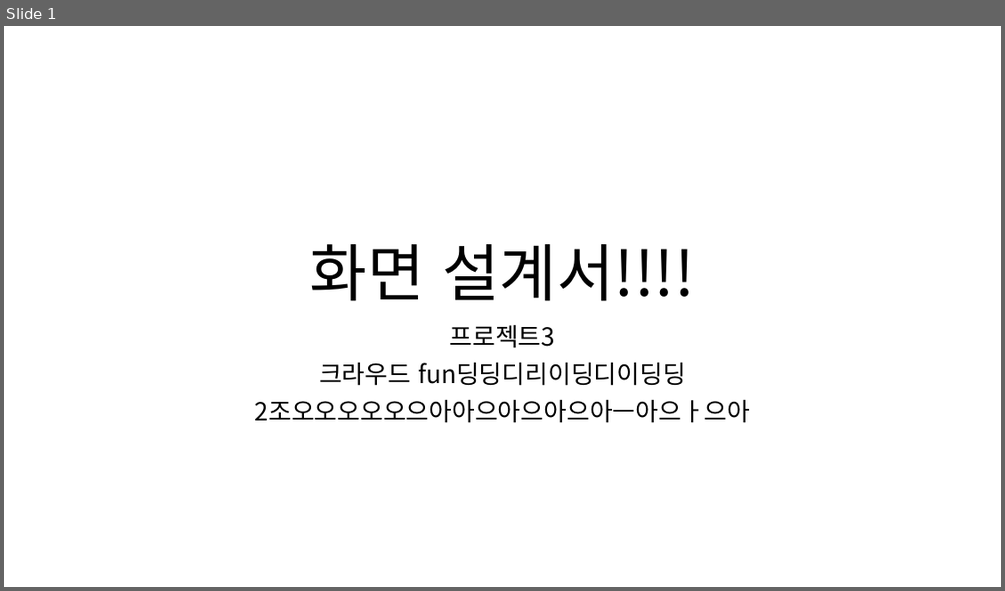
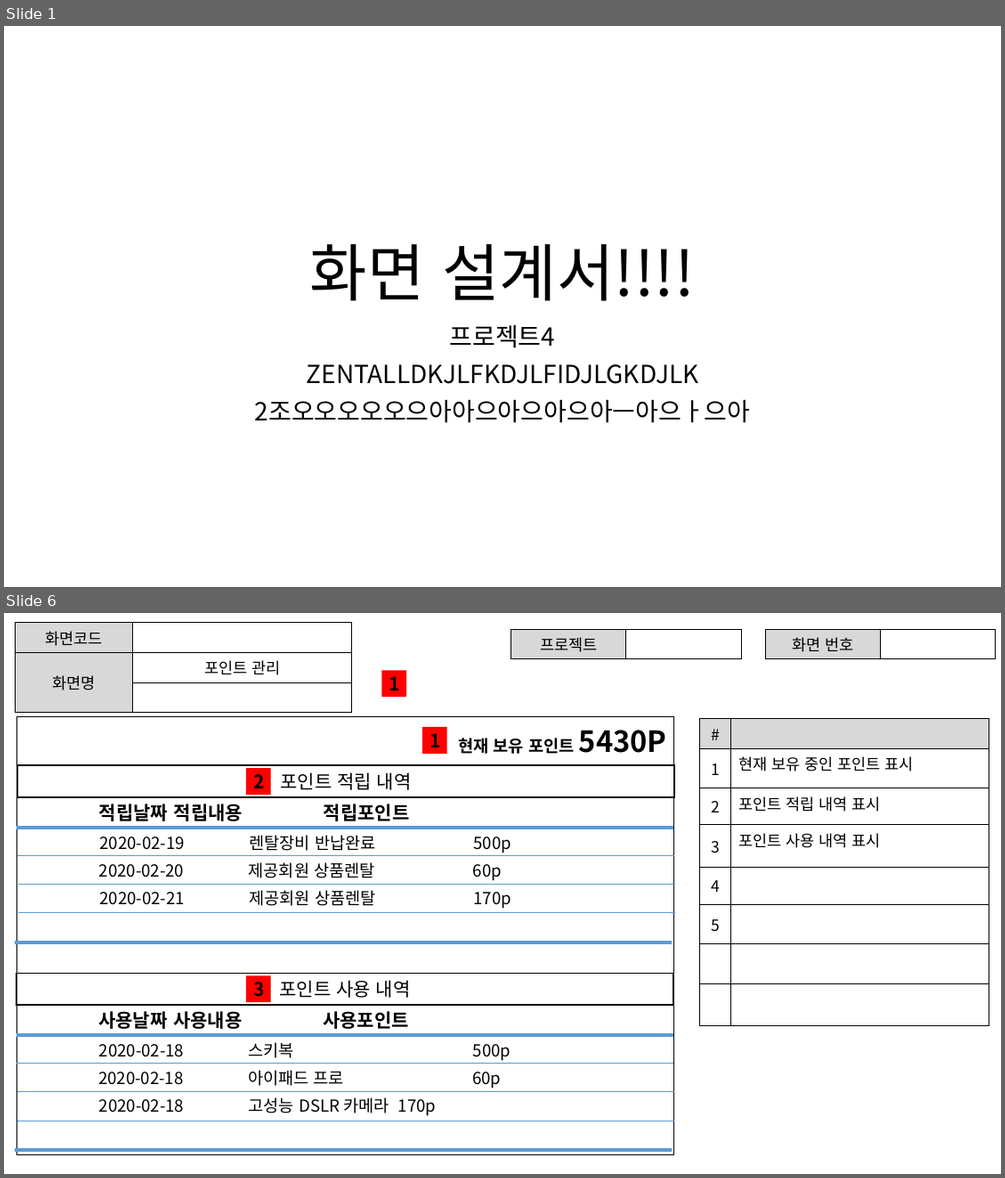
Before and after one commit to ezenteam2/RentalEquip, a slide deck: 0 발표용 파워포인트/project04 - 파워포인트 종합 - 현태.pptx. Shown one above the other, each under a label of ours: slide 1 before the commit, slides 1 and 6 after it; the slides between them are not shown. The pictures are 1005x591 and 1005x1178 pixels, drawn with LibreOffice and Linux fonts; fonts in the diff are those of the drawing. Boxes give left, top, right and bottom in pixels: in the first picture for what was removed or moved away, otherwise in the second. Text is boxed around its words. In the diff, an @@ line names an element or a change of style, - is before the commit and + after.

```diff
--- a/0 발표용 파워포인트/project04 - 파워포인트 종합 - 현태.pptx
+++ b/0 발표용 파워포인트/project04 - 파워포인트 종합 - 현태.pptx
@@ slide 6 added at box(4, 613, 1001, 1174), background #FFFFFF @@
@@ table added at box(15, 623, 352, 701), 3 rows, 2 columns @@
+화면코드 | 
+화면명 | 포인트 관리
+ | 
@@ table added at box(511, 629, 741, 656), 1 rows, 2 columns @@
+프로젝트 | 
@@ table added at box(765, 629, 995, 656), 1 rows, 2 columns @@
+화면 번호 | 
@@ rectangle added at box(381, 671, 406, 697), fill #FF0000, 18 pt, text #000000, bold @@
+1
@@ rectangle added at box(16, 717, 673, 1154), outline #000000 1 pt @@
@@ table added at box(700, 718, 989, 1022), 8 rows, 2 columns @@
+# | 
+1 | 현재 보유 중인 포인트 표시
+2 | 포인트 적립 내역 표시
+3 | 포인트 사용 내역 표시
+4 | 
+5 | 
+ | 
+ | 
@@ rectangle added at box(422, 727, 446, 753), fill #FF0000, 18 pt, text #000000, bold @@
+1
@@ text added at box(458, 730, 667, 754), 16 pt, text #000000, bold @@
+현재 보유 포인트 5430P
@@ rectangle added at box(17, 765, 675, 798), outline #000000 1.5 pt, 18 pt, text #000000 @@
+포인트 적립 내역
@@ rectangle added at box(246, 768, 271, 794), fill #FF0000, 18 pt, text #000000, bold @@
+2
@@ text added at box(99, 803, 410, 821), 18 pt, text #000000, bold @@
+적립날짜 적립내용 적립포인트
@@ line added from (16, 827) to (674, 827), #5B9BD5 3 pt @@
@@ text added at box(99, 835, 511, 853), 16 pt, text #000000 @@
+2020-02-19 렌탈장비 반납완료 500p
@@ line added from (17, 855) to (675, 855), #5B9BD5 0.75 pt @@
@@ text added at box(99, 862, 502, 881), 16 pt, text #000000 @@
+2020-02-20 제공회원 상품렌탈 60p
@@ line added from (18, 884) to (675, 884), #5B9BD5 0.75 pt @@
@@ text added at box(99, 890, 511, 908), 16 pt, text #000000 @@
+2020-02-21 제공회원 상품렌탈 170p
@@ line added from (18, 913) to (675, 913), #5B9BD5 0.75 pt @@
@@ line added from (16, 942) to (672, 942), #5B9BD5 3 pt @@
@@ rectangle added at box(16, 973, 674, 1005), outline #000000 1.5 pt, 18 pt, text #000000 @@
+포인트 사용 내역
@@ rectangle added at box(246, 976, 271, 1002), fill #FF0000, 18 pt, text #000000, bold @@
+3
@@ text added at box(98, 1011, 409, 1029), 18 pt, text #000000, bold @@
+사용날짜 사용내용 사용포인트
@@ line added from (16, 1035) to (673, 1035), #5B9BD5 3 pt @@
@@ line added from (16, 1063) to (674, 1063), #5B9BD5 0.75 pt @@
@@ text added at box(99, 1042, 511, 1061), 16 pt, text #000000 @@
+2020-02-18 스키복 500p
@@ line added from (17, 1091) to (675, 1091), #5B9BD5 0.75 pt @@
@@ text added at box(98, 1070, 501, 1088), 16 pt, text #000000 @@
+2020-02-18 아이패드 프로 60p
@@ text added at box(99, 1097, 437, 1116), 16 pt, text #000000 @@
+2020-02-18 고성능 DSLR 카메라 170p
@@ line added from (17, 1121) to (675, 1121), #5B9BD5 0.75 pt @@
@@ line added from (15, 1150) to (671, 1150), #5B9BD5 3 pt @@
@@ slide 1 changed as well @@
@@ subtitle at box(307, 324, 699, 384): text changed @@
-프로젝트3
-크라우드 fun딩딩디리이딩디이딩딩
+프로젝트4
+ZENTALLDKJLFKDJLFIDJLGKDJLK
```
Also in this commit, not shown: 9 other slides added, 1 other file.
